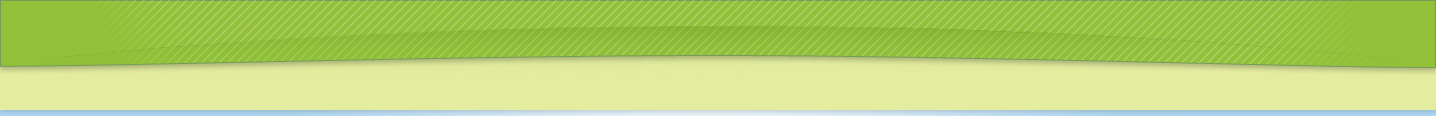
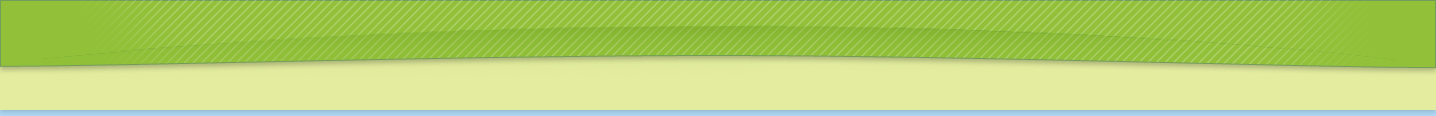
Comparing the layer stacks of the two w=1436, h=116 images. Changes:
hid "Burst" over left=264, top=110, right=1112, bottom=116
